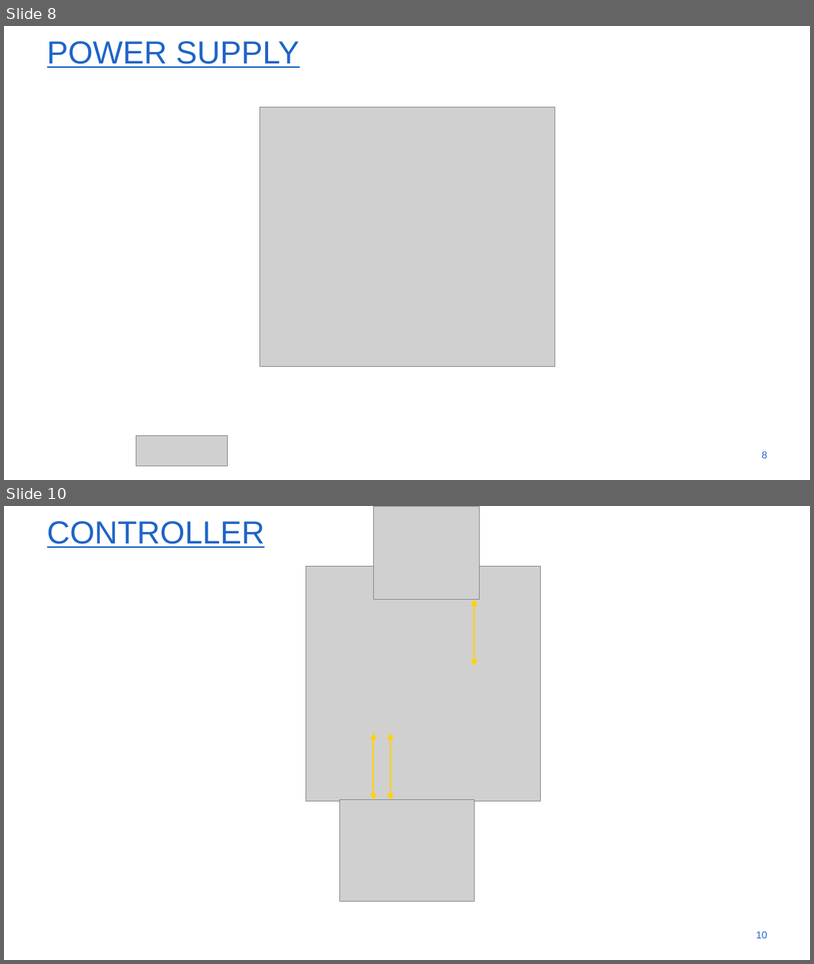
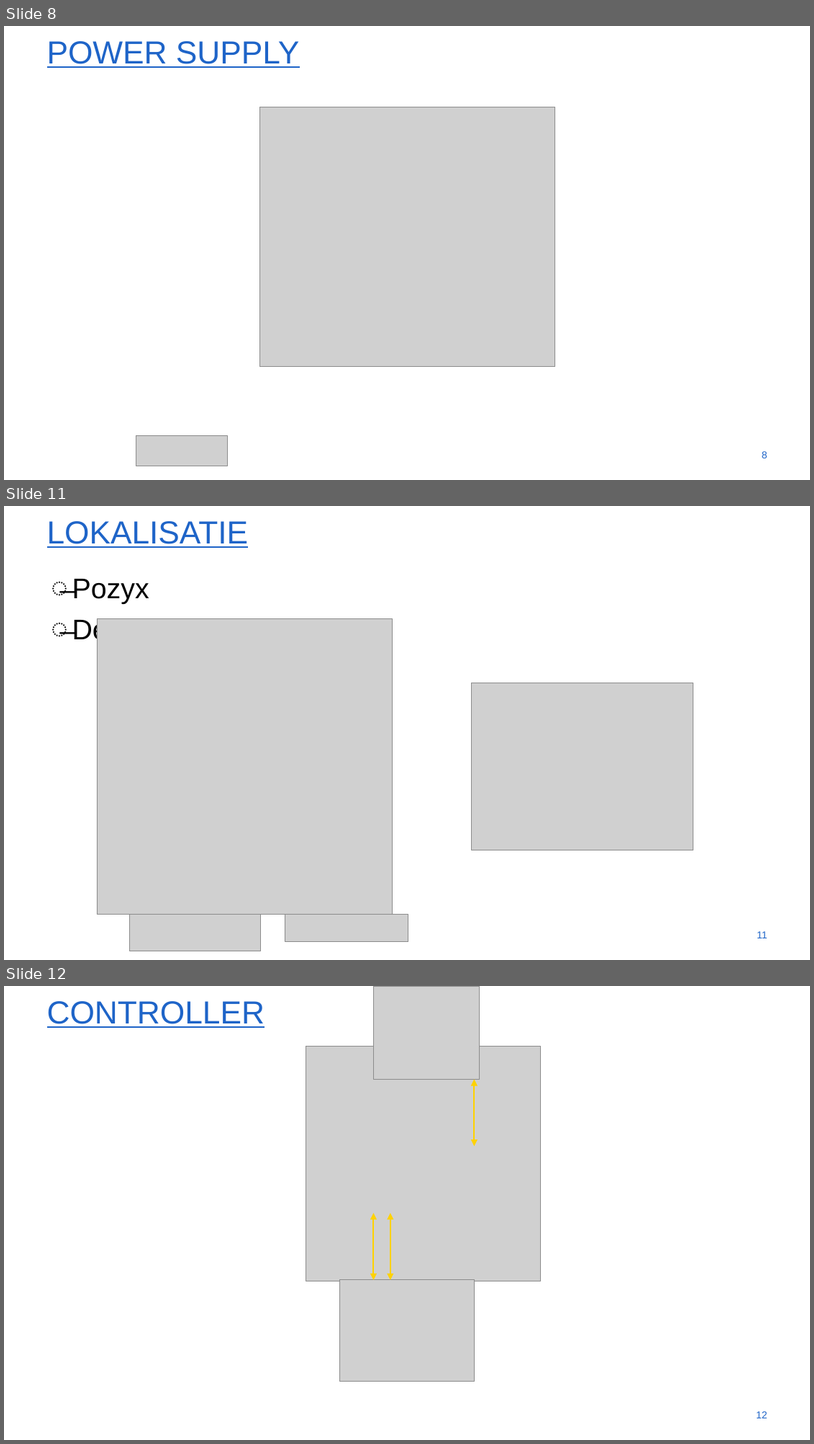
Before and after one commit to gartangh/Cross-Curricular-Project, a slide deck: VOP_Voorraadbeheer_Presentatie_1.pptx. Shown one above the other, each under a label of ours: slides 8 and 10 before the commit, slides 8, 11 and 12 after it; the slides between them are not shown. The pictures are 814x964 and 814x1444 pixels, drawn with LibreOffice and Linux fonts; fonts in the diff are those of the drawing; grey boxes stand for pictures; background and template pictures are left out. Boxes give left, top, right and bottom in pixels: in the first picture for what was removed or moved away, otherwise in the second. Text is boxed around its words. In the diff, an @@ line names an element or a change of style, - is before the commit and + after.

```diff
--- a/VOP_Voorraadbeheer_Presentatie_1.pptx
+++ b/VOP_Voorraadbeheer_Presentatie_1.pptx
@@ slide 11 added at bbox=[4, 506, 810, 960], background #FFFFFF @@
@@ title added at bbox=[47, 521, 249, 548], 54 pt, text #1E64C8, underline @@
+LOKALISATIE
@@ text added at bbox=[72, 579, 355, 645], 48 pt, text #000000 @@
+̶ Pozyx
+̶ Decawave DWM-1001
@@ picture added at bbox=[97, 619, 392, 914] @@
@@ picture added at bbox=[471, 682, 694, 849] @@
@@ picture added at bbox=[129, 905, 260, 950] @@
@@ picture added at bbox=[285, 914, 408, 941] @@
@@ page number added at bbox=[757, 931, 767, 938], 17.1 pt, text #1E64C8 @@
+11
@@ what was slide 10 is now slide 12 @@
@@ page number at bbox=[756, 1411, 768, 1418]: text changed @@
-10
+12
```
Also in this commit, not shown: 2 slides changed, 2 other slides added.
